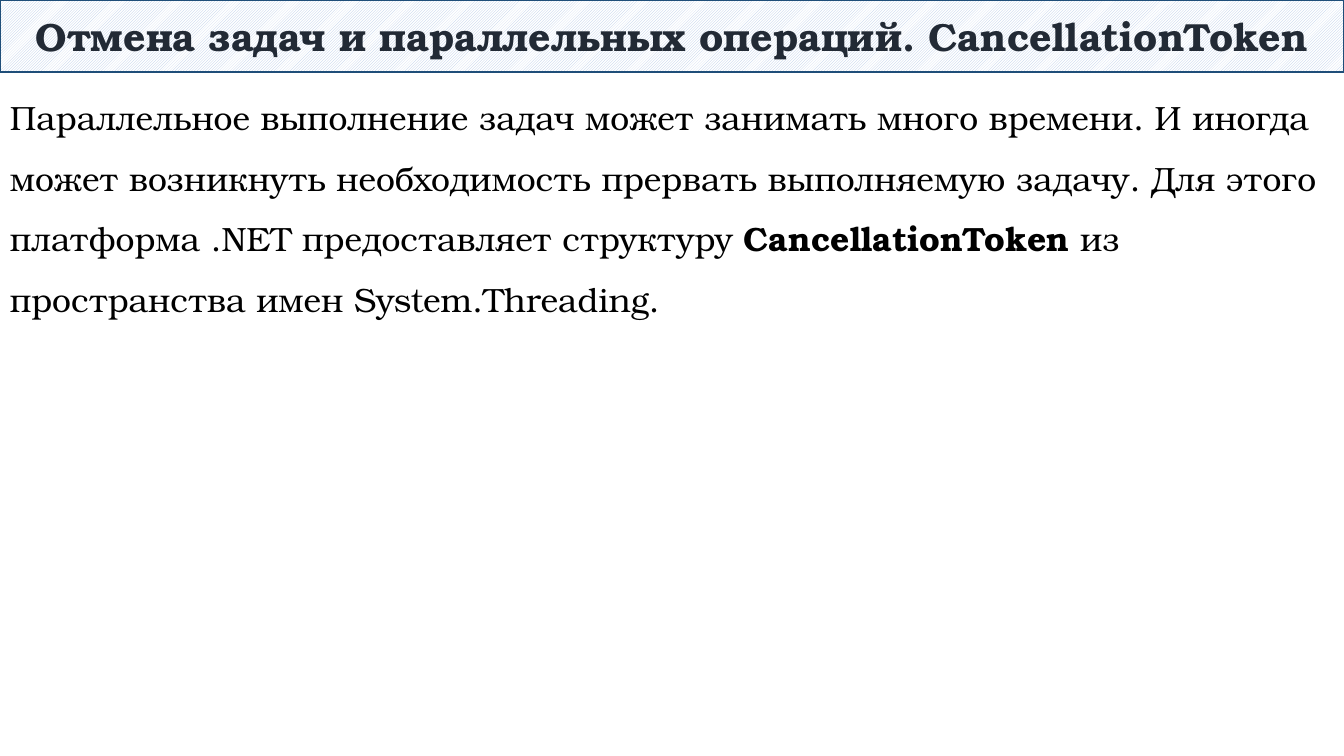
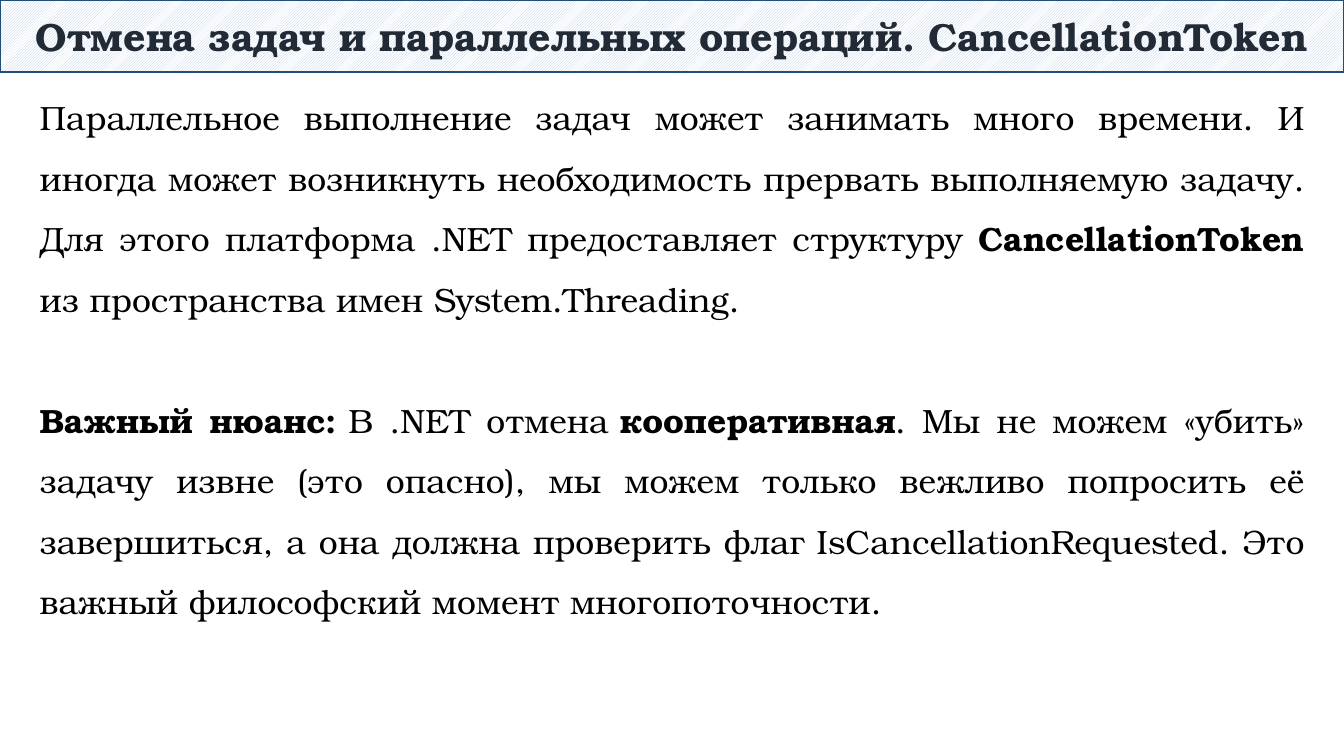
Before and after one commit to DaniilKlyukin/OOP-4, a slide deck: slide 40 of Лекции/ООП 1 лек 5.pptx (slide 34 before the commit). Drawn at 1344x756 pixels with LibreOffice and Linux fonts; fonts in the diff are those of the drawing. Boxes give left, top, right and bottom in pixels: in the first picture for what was removed or moved away, otherwise in the second. Text is boxed around its words. In the diff, an @@ line names an element or a change of style, - is before the commit and + after.

```diff
--- a/Лекции/ООП 1 лек 5.pptx
+++ b/Лекции/ООП 1 лек 5.pptx
@@ text at (x1=40, y1=107, x2=1305, y2=320): alignment left to justified @@
@@ text at (x1=40, y1=408, x2=1304, y2=622): paragraph added @@
+Важный нюанс: В .NET отмена кооперативная. Мы не можем «убить» задачу извне (это опасно), мы можем только вежливо попросить её завершиться, а она должна проверить флаг IsCancellationRequested. Это важный философский момент многопоточности.
```
Also in this commit, not shown: 21 other slides changed, 6 slides added, 3 other files.
